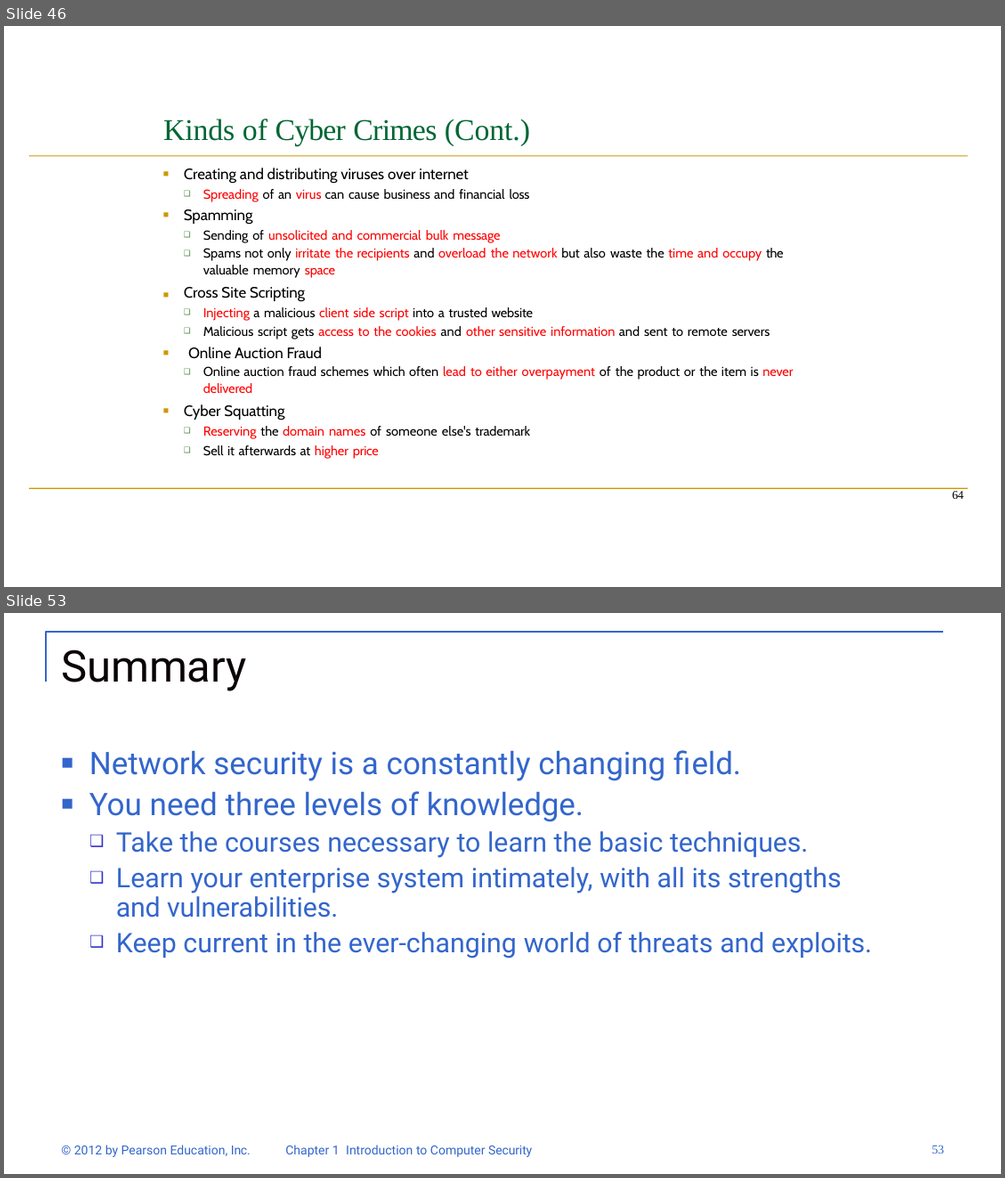
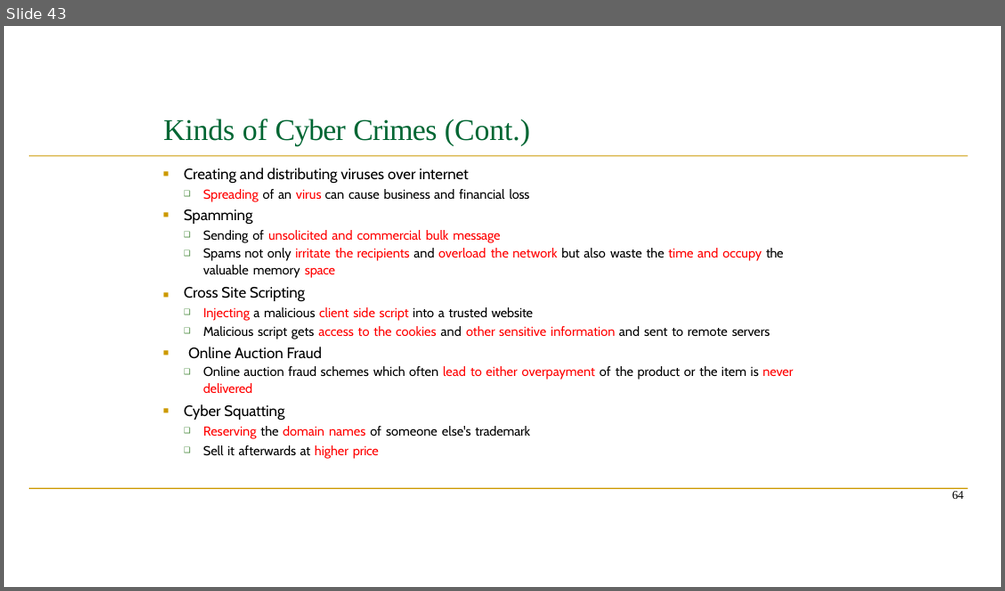
Before and after one commit to SagarChhabriya/Sem-6, a slide deck: 04-info-security/IS-VVeek-02-03.pptx. Shown one above the other, each under a label of ours: slides 46 and 53 before the commit, slide 43 after it; the slides between them are not shown. The pictures are 1005x1178 and 1005x591 pixels, drawn with LibreOffice and Linux fonts; fonts in the diff are those of the drawing. Boxes give left, top, right and bottom in pixels: in the first picture for what was removed or moved away, otherwise in the second. Text is boxed around its words. In the diff, an @@ line names an element or a change of style, - is before the commit and + after.

```diff
--- a/04-info-security/IS-VVeek-02-03.pptx
+++ b/04-info-security/IS-VVeek-02-03.pptx
@@ slide 53 removed at <box>4,613,1001,1174</box>, background #FFFFFF @@
@@ freeform shape removed at <box>46,632,943,682</box> @@
@@ title removed at <box>61,649,246,691</box> @@
-Summary
@@ text removed at <box>89,750,872,958</box> @@
-■ Network security is a constantly changing field.
-■ You need three levels of knowledge.
-  ❑ Take the courses necessary to learn the basic techniques.
-  ❑ Learn your enterprise system intimately, with all its strengths and vulnerabilities.
-  ❑ Keep current in the ever-changing world of threats and exploits.
@@ text removed at <box>74,1144,251,1157</box> @@
-© 2012 by Pearson Education, Inc.
@@ text removed at <box>285,1144,532,1157</box> @@
-Chapter 1 Introduction to Computer Security
@@ page number removed at <box>931,1144,944,1153</box> @@
-53
@@ what was slide 46 is now slide 43 @@
```
Also in this commit, not shown: 21 slides changed, 2 slides added, 6 other slides removed, 9 other files.
